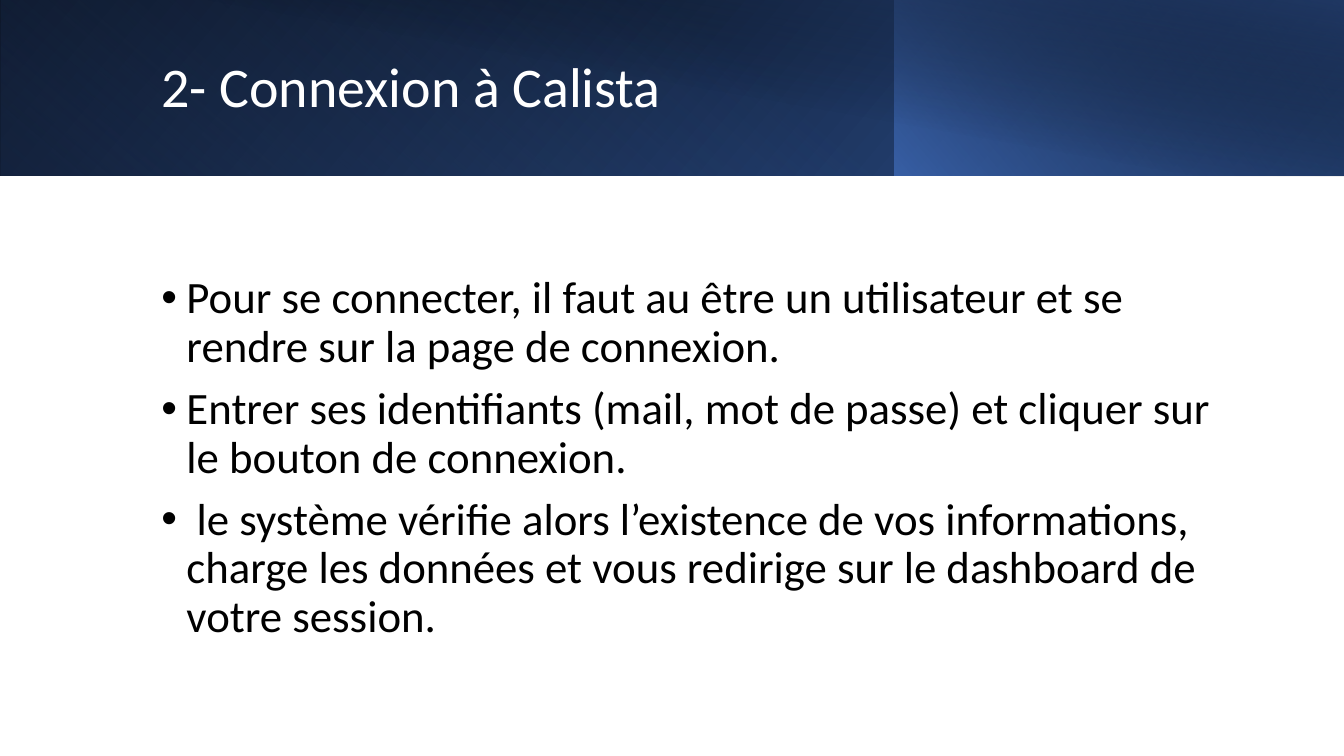
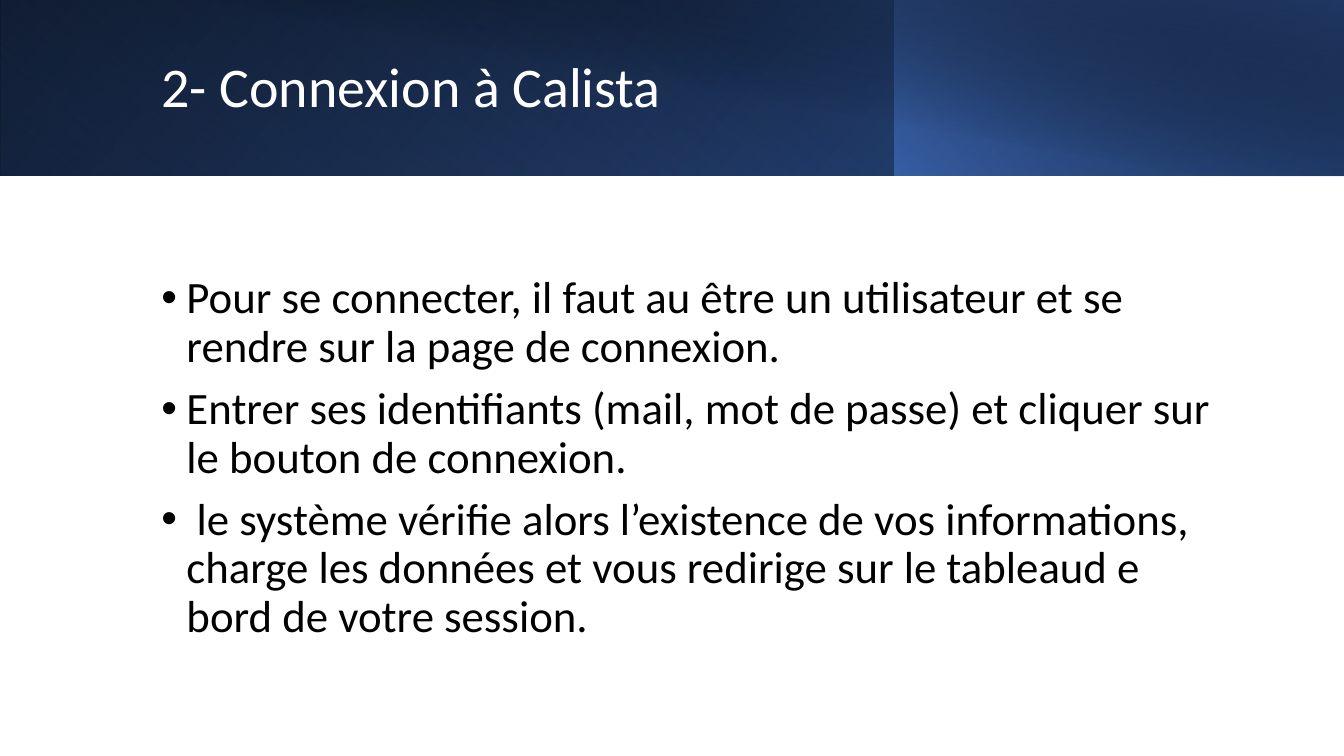
Before and after one commit to mrstph/project-calista, a slide deck: slide 11 of dossier-analyse/dossier-analyse.pptx (slide 10 before the commit). Drawn at 1344x756 pixels with LibreOffice and Linux fonts; fonts in the diff are those of the drawing. Boxes give left, top, right and bottom in pixels: in the first picture for what was removed or moved away, otherwise in the second. Text is boxed around its words. In the diff, an @@ line names an element or a change of style, - is before the commit and + after.

```diff
--- a/dossier-analyse/dossier-analyse.pptx
+++ b/dossier-analyse/dossier-analyse.pptx
@@ text at (x1=186, y1=503, x2=1188, y2=633): text changed @@
-• le système vérifie alors l’existence de vos informations, charge les données et vous redirige sur le dashboard de votre session.
+• le système vérifie alors l’existence de vos informations, charge les données et vous redirige sur le tableaud e bord de votre session.
```
Also in this commit, not shown: 36 other slides changed, 3 slides added, 2 slides removed.
